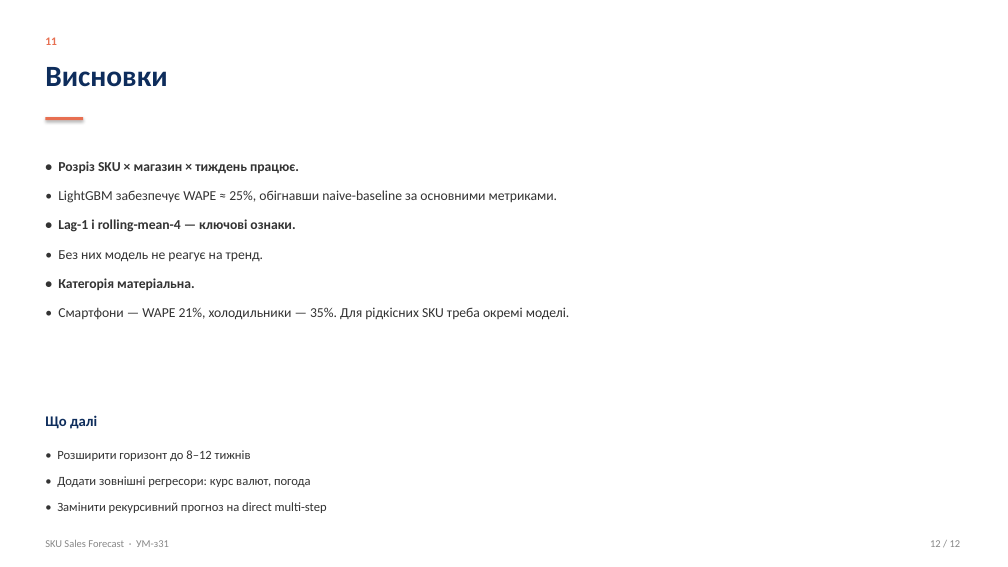
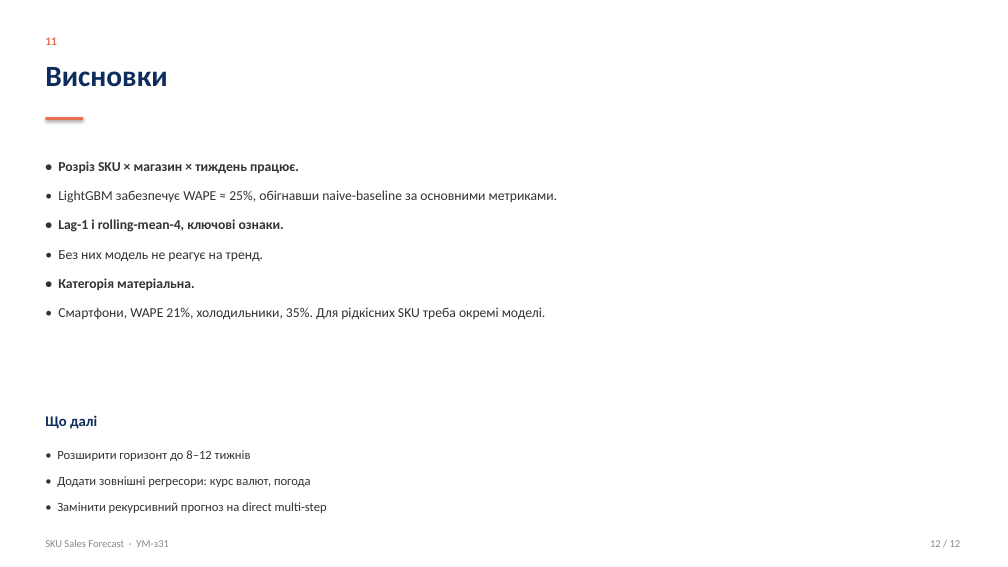
Before and after one commit to kgorbunova3/sku-sales-forecast, a slide deck: slide 12 of docs/presentation.pptx. Drawn at 1008x567 pixels with LibreOffice and Linux fonts; fonts in the diff are those of the drawing. Boxes give left, top, right and bottom in pixels: in the first picture for what was removed or moved away, otherwise in the second. Text is boxed around its words. In the diff, an @@ line names an element or a change of style, - is before the commit and + after.

```diff
--- a/docs/presentation.pptx
+++ b/docs/presentation.pptx
@@ text at [58,219,284,232]: text changed @@
-• Lag-1 і rolling-mean-4 — ключові ознаки.
+• Lag-1 і rolling-mean-4, ключові ознаки.
@@ text at [58,307,546,320]: text changed @@
-• Смартфони — WAPE 21%, холодильники — 35%. Для рідкісних SKU треба окремі моделі.
+• Смартфони, WAPE 21%, холодильники, 35%. Для рідкісних SKU треба окремі моделі.
```
Also in this commit, not shown: 3 other slides changed, 2 other files.
